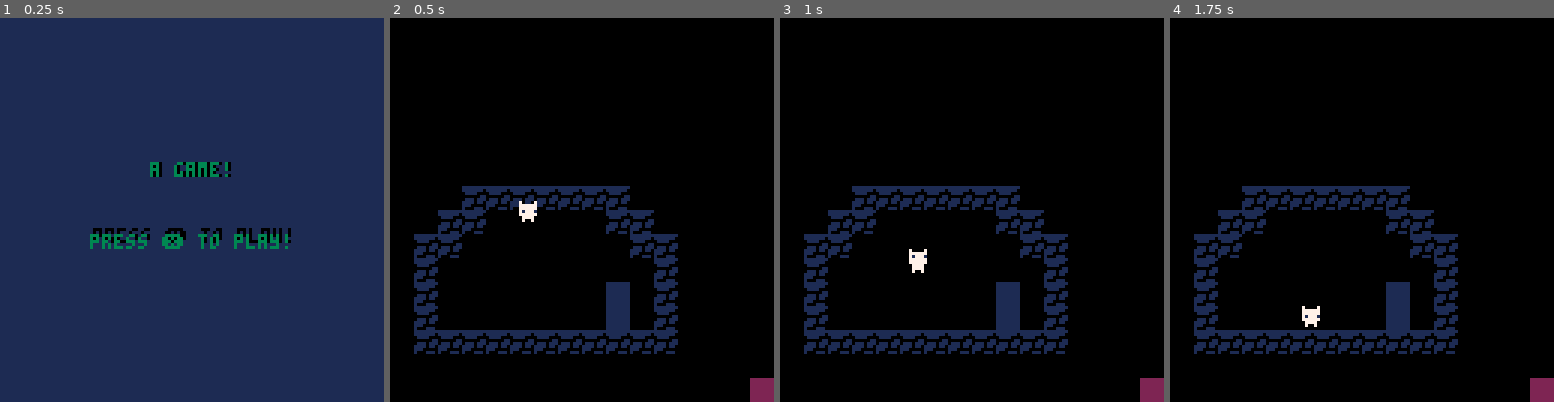
Above: before the commit, frames 1-4 (left to right).
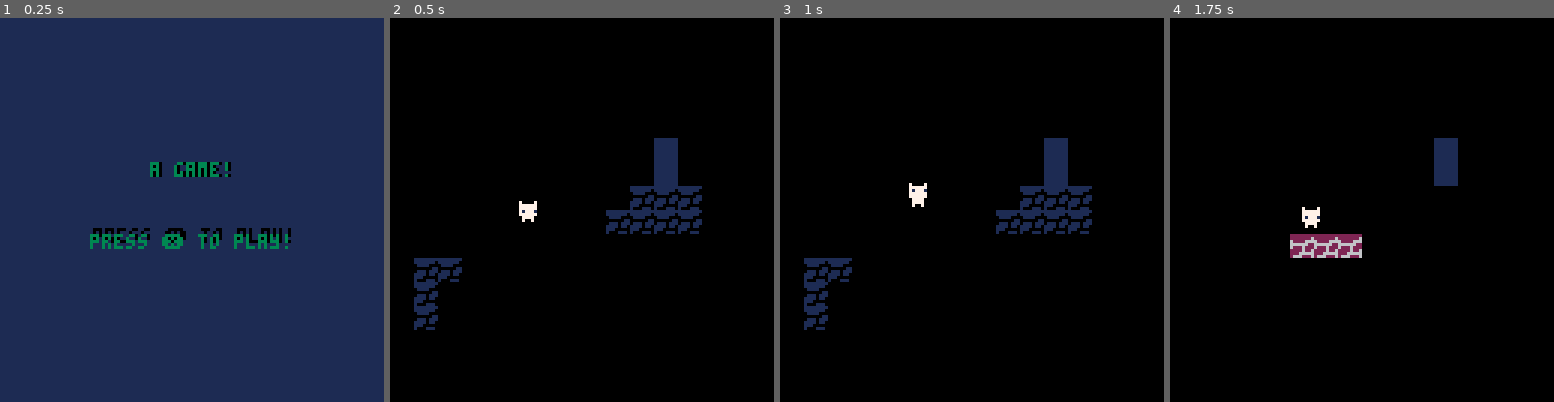
Above: after the commit, the same moments.

Repository: aadhyap/GBJam14
Game: PICO-8 cartridge platformer-game.p8
Same seed, same stepped clock (60 frames per second), same inputs: the game is played once before the commit and once after it.
Inputs:
- Up to frame 1 (0.25 s): no input
- Up to frame 2 (0.5 s): tap X (X key) at 0.33 s
- Up to frame 3 (1 s): tap O (Z key) at 0.7 s
- Up to frame 4 (1.75 s): tap X (X key) at 1.07 s; hold Right from 1.6 s (still down); tap O (Z key) at 1.7 s

Frame 1 is identical in both runs. In frame 2, 10% of the frame differs, in the area x 6-100%, y 31-100%; in frame 3, 10%; in frame 4, 11%.

Commit message:
generating levels through string not good for this mechanic
it became extremely computational instead of just using the flags

Diff:
--- a/platformer-game.p8
+++ b/platformer-game.p8
@@ -5,6 +5,8 @@
 function _init()
 --	intro()
 	state = "menu"
+	--intro()
+
 end
 
 function _update()
@@ -60,7 +60,8 @@
 -- main functions
 
 function game_init()
-	import_lvl_data(lvl_strs[1])
+	--import_lvl_data(lvl_strs[1])
+
 
 --location of levels on map
 	levels = {
@@ -81,11 +82,27 @@
 	map_x = 0
 	map_y = 0
 
+	light_tile = 81
+	dark_tile = 65
+	none = 68
+	light = true
+
 end
 
 function game_update()
 
 		update_player()
+
+		if btnp(❎) then
+		-- switch
+			if light then
+				set_all1(light_tile,dark_tile)
+				light = false
+			else
+				set_all1(dark_tile,light_tile)
+				light = true
+			end
+		end
 
 --camer update-------------
 		cx = ((p.x-64)+(cx*9)) /10
@@ -103,18 +120,6 @@
 	camera(cx,cy)
 	map(map_x,map_y)
 	draw_player()
-	if btnp(❎) then
-		if black ==true then
-		sfx(6)
-			cls(7)
-			black = false
-		else
-			cls(0)
-		end
-	end
-
-
-
 
 
 	if mode=="levelover" then
@@ -122,19 +127,8 @@
 	end
 end
 
---collision checks----------
-function col(x,y)
-		return fget(
-			mget(map_x + x/8, map_y + y/8),0
-		)
-end
-
---level finished flag check---
-function level_finished(x,y)
-	return fget(
-		mget(x/8, y/8),1
-	)
-end
+
+
 
 
 
@@ -313,7 +307,8 @@
 	else
 --update to next level------
 		sfx(6)
-		import_lvl_data(lvl_strs[levelnum])
+
+		--import_lvl_data(lvl_strs[levelnum])
 		p.x = level.x
 		p.y = level.y
 
@@ -321,6 +316,19 @@
 end
 
 --collision checks----------
+function coldark(x,y)
+		for i = 1, count(dark)-1 do
+			darkblock = dark[i]
+	 	if dark[i][1] == x then
+	 			if dark[i][2] == y then
+	 				sfx(6)
+	 				return true
+	 			end
+	 		end
+		end
+		return false
+end
+
 function col(x,y)
 		return fget(
 			mget(map_x + x/8, map_y + y/8),0
@@ -332,6 +340,21 @@
 	return fget(
 		mget(x/8, y/8),1
 	)
+end
+
+function set_all1(old,new)
+    for y = 0,15 do
+        for x = 0,15 do
+            if mget(x,y) == none then
+                mset(x,y,new)
+            end
+
+            if mget(x,y) == old then
+                mset(x,y,none)
+
+            end
+        end
+    end
 end
 
 
@@ -371,56 +394,7 @@
 
 end
 -->8
---level data
-
---sprite dark
---65
-
---sprite light
---81
-
---sprite goal
---66
-
-lvl_strs = {
--- 1 token
-"0,0,0,0,0,0,0,0,0,0,0,0,0,0,0,0,0,0,0,0,0,0,0,65,65,65,65,65,0,0,0,0,0,0,0,0,0,65,65,0,0,0,65,0,0,0,0,0,0,0,0,65,65,0,0,0,0,65,0,0,0,0,0,0,0,0,65,0,0,0,0,0,65,0,0,0,0,0,0,0,0,65,0,0,0,0,0,65,0,0,0,0,0,0,0,0,65,0,0,0,0,0,65,0,0,0,0,0,0,0,0,65,0,0,0,0,0,65,0,0,0,0,0,0,0,0,65,0,0,0,0,0,65,0,0,0,0,0,0,0,0,65,65,0,0,66,66,65,0,0,0,0,0,0,0,0,0,65,65,0,0,0,65,0,0,0,0,0,0,0,0,0,0,65,65,65,65,65,0,0,0,0,0,0,0,0,0,0,0,0,0,0,0,0,0,0,0,0,0,0,0,0,0,0,0,0,0,0,0,0,0,0,0,0,0,0,0,0,0,0,0,0,0,0,0",
-"65,0,0,0,0,0,0,0,0,0,0,0,0,0,0,0,0,0,0,0,0,0,0,0,0,0,0,0,0,0,0,0,0,0,0,0,0,0,0,0,0,0,65,0,0,0,0,0,0,0,0,0,0,0,0,0,0,0,0,0,0,0,0,0,0,0,0,0,0,0,0,0,0,0,0,0,0,0,0,0,0,0,0,0,0,0,0,68,0,0,0,0,0,0,0,0,0,0,0,0,0,0,68,0,0,0,0,0,0,0,0,0,0,0,0,0,0,65,0,0,0,0,0,0,0,0,0,0,0,0,0,0,65,0,0,0,0,0,0,0,0,0,0,0,0,0,68,0,0,0,0,0,0,0,0,0,0,0,0,0,65,0,0,0,0,0,0,0,0,0,0,0,0,0,0,65,0,0,0,0,0,0,0,0,0,0,0,0,0,0,65,0,0,0,0,0,0,0,0,0,0,0,0,0,0,65,0,0,0,0,0,0,0,0,0,0,0,0,66,66,65,0,0,0,0"
-}
--->8
--- import + export lvl map data
-
-function export_lvl_data()
-	local tworld = ""
- map_size_x = 15
- map_size_y = 15
- j = 0
-
- for i = 0, map_size_x-1 do
- 	for j = 0, map_size_y-1 do
- 		tworld = tworld..","..tostr(mget(i,j))
- 	end
- end
-
- printh(tworld,"tmaplvl0.txt",1)
-
-end
-
-
-function import_lvl_data(lvl_str)
-	lvl_data = split(lvl_str)
-	map_size_x = 15
-	map_size_y = 15
-	num = 0
-
-	for i = 0, map_size_x-1 do
-	 	for j = 0, map_size_y-1 do
-	 		mset(i,j,lvl_data[num])
-	 		num += 1
-	 	end
-	end
-
-end
+
 
 __gfx__
 00000000000000000700007007000070000000000000000000000000070007000700070000000000000000000000000000000000000000000000000000000000
@@ -527,14 +501,14 @@
 00000000000d00000000d000000d000000ddd0000000000000000000000000000100000000000000000000000000000000000000000000000000000000000000
 00000000000000000000000000000000000d00000000000000000000000000000000000000000001000000000000000000000000000000000000000000000000
 00000000000000000000000000000000000000000000000000000000000000000000000000010000000000000000000000000000000000000000000000000000
-00000000000000000000000000000000000000000000000000000000000000000000000000000000000000000000000000000000000000000000000000000000
-00000000000000000000000000000000000000000000000000000000000001000000000000000000000000000000000000000000000000000000000000000000
-00000000000000000000000000000000000000000000000000000000000000000000000000000000000000000000000000000000000000000000000000000000
-00000000000000000000000000000000000000000000000000000000000000000000100000000000000000000000000000000000000000000000000000000000
-00000000000000000000000000000000000000000000000000000000000000000000000000000000000000000000000000000000000000000000000000000000
-00000000000000000000000000000000000000000000000000000000000000000000000000000000000000000000000000000000000000000000000000000000
-00000000000000000000000000000000000000000000000000000000000000000000000000000000000000000000000000000000000000000000000000000000
-00000000000000000000000000000000000000000000000000000000000000000000000000000001000000000000000000000000000000000000000000000000
+00000000777777770077770007770000077777000000000000000000000000000000000000000000000000000000000000000000000000000000000000000000
+00000000777777770077770007770000077777000000000000000000000001000000000000000000000000000000000000000000000000000000000000000000
+00000000007777000077770007770000077000000000000000000000000000000000000000000000000000000000000000000000000000000000000000000000
+00000000007777000077770007770000077770000000000000000000000000000000100000000000000000000000000000000000000000000000000000000000
+00000000007777000077770007770000077770000000000000000000000000000000000000000000000000000000000000000000000000000000000000000000
+00000000007777000077770007770000077000000000000000000000000000000000000000000000000000000000000000000000000000000000000000000000
+00000000007777000077770007777777077777000000000000000000000000000000000000000000000000000000000000000000000000000000000000000000
+00000000007777000077770007777777077777000000000000000000000000000000000000000001000000000000000000000000000000000000000000000000
 00000000000000000000000000000000000000000000000000000000000000000000000000100000000000000000000000000000000000000000000000000000
 00000000000000000000000000000000000000000000000000000000000000000000000000000000000000000000000000000000000000000000000000000000
 00000000000000000000000000000000000000000000000000000000000000000100000000000000000000000000000000000000000000000000000000000000
@@ -546,32 +520,33 @@
 0000000000000000000000000000000000000000000000000000000000000000000000000000000000000000000000000000000000000000000000000000000000010205050000000000000000000000000300000000000000000000000000000000000000000000000000000000000000000000000000000000000000000000
 0000000000000000000000000000000000000000000000000000000000000000000000000000000000000000000000000000000000000000000000000000000000000000000000000000000000000000000000000000000000000000000000000000000000000000000000000000000000000000000000000000000000000000
 __map__
-4300000000000000000000000000000000000000000000000000000000000000000000000000000000000000000000000000000000000000000000000000000000000000000000000000000000000000000000000000000000000000000000000000000000000000000000000000000000000000000000000000000000000000
-0000000000000000000000000000000000000000000000000000000000000000000000000000000000000000000000000000000000000000000000000000000000000000000000000000000000000000000000000000000000000000000000000000000000000000000000000000000000000000000000000000000000000000
-0000000000000000000000000000000000000000000000000000000000000000000000000000000000000000000000000000000000000000000000000000000000000000000000000000000000000000000000000000000000000000000000000000000000000000000000000000000000000000000000000000000000000000
-0000000000000000000000000000000000000000000000000000000000000000000000000000000000000000000000000000000000000000000000000000000000000000000000000000000000000000000000000000000000000000000000000000000000000000000000000000000000000000000000000000000000000000
-0000000000000000000000000000000000000000000000000000000000000000000000000000000000000000000000000000000000000000000000000000000000000000000000000000000000000000000000000000000000000000000000000000000000000000000000000000000000000000000000000000000000000000
-0000000000000000000000000000000000000000000000000000000000000000000000000000000000000000000000000000000000000000000000000000000000000000000000000000000000000000000000000000000000000000000000000000000000000000000000000000000000000000000000000000000000000000
-0000000000000000000000000000000000000000000000000000000000000000000000000000000000000000000000000000000000000000000000000000000000000000000000000000000000000000000000000000000000000000000000000000000000000000000000000000000000000000000000000000000000000000
-0000000000000000000000000000000000000000000000000000000000000000000000000000000000000000000000000000000000000000000000000000000000000000000000000000000000000000000000000000000000000000000000000000000000000000000000000000000000000000000000000000000000000000
-0000000000000000000000000000000000000000000000000000000000000000000000000000000000000000000000000000000000000000000000000000000000000000000000000000000000000000000000000000000000000000000000000000000000000000000000000000000000000000000000000000000000000000
-0000000000000000000000000000000000000000000000000000000000000000000000000000000000000000000000000000000000000000000000000000000000000000000000000000000000000000000000000000000000000000000000000000000000000000000000000000000000000000000000000000000000000000
-0000000000000000000000000000000000000000000000000000000000000000000000000000000000000000000000000000000000000000000000000000000000000000000000000000000000000000000000000000000000000000000000000000000000000000000000000000000000000000000000000000000000000000
-0000000000000000000000000000000000000000000000000000000000000000000000000000000000000000000000000000000000000000000000000000000000000000000000000000000000000000000000000000000000000000000000000000000000000000000000000000000000000000000000000000000000000000
-0000000000000000000000000000000000000000000000000000000000000000000000000000000000000000000000000000000000000000000000000000000000000000000000000000000000000000000000000000000000000000000000000000000000000000000000000000000000000000000000000000000000000000
-0000000000000000000000000000000000000000000000000000000000000000000000000000000000000000000000000000000000000000000000000000000000000000000000000000000000000000000000000000000000000000000000000000000000000000000000000000000000000000000000000000000000000000
-0000000000000000000000000000000000000000000000000000000000000000000000000000000000000000000000000000000000000000000000000000000000000000000000000000000000000000000000000000000000000000000000000000000000000000000000000000000000000000000000000000000000000000
-0000000000000000000000000000004300000000000000000000000000000000000000000000000000000000000000000000000000000000000000000000000000000000000000000000000000000000000000000000000000000000000000000000000000000000000000000000000000000000000000000000000000000000
-…(13 lines of a section not shown)…
+0000000000000000000000000000000043000000000000000000000000000000000000000000000000000000000000000000000000000000000000000000000000000000000000000000000000000000000000000000000000000000000000000000000000000000000000000000000000000000000000000000000000000000
+0000000000000000000000000000000043000000000000000000000000000000000000000000000000000000000000000000000000000000000000000000000000000000000000000000000000000000000000000000000000000000000000000000000000000000000000000000000000000000000000000000000000000000
+0000000000000000000000000000000043000000000000000000000000000000000000000000000000000000000000000000000000000000000000000000000000000000000000000000000000000000000000000000000000000000000000000000000000000000000000000000000000000000000000000000000000000000
+0000000000000000000000000000000043000000000000000000000000000000000000000000000000000000000000000000000000000000000000000000000000000000000000000000000000000000000000000000000000000000000000000000000000000000000000000000000000000000000000000000000000000000
+0000000000000000000000000000000043000000000000000000000000000000000000000000000000000000000000000000000000000000000000000000000000000000000000000000000000000000000000000000000000000000000000000000000000000000000000000000000000000000000000000000000000000000
+0000000000000000000000420000000043000000000000000000000000000000000000000000000000000000000000000000000000000000000000000000000000000000000000000000000000000000000000000000000000000000000000000000000000000000000000000000000000000000000000000000000000000000
+0000000000000000000000420000000043000000000000000000000000000000000000000000000000000000000000000000000000000000000000000000000000000000000000000000000000000000000000000000000000000000000000000000000000000000000000000000000000000000000000000000000000000000
+0000000000000000000041414100000043000000000000000000000000000000000000000000000000000000000000000000000000000000000000000000000000000000000000000000000000000000000000000000000000000000000000000000000000000000000000000000000000000000000000000000000000000000
+0000000000000000004141414100000043000000000000000000000000000000000000000000000000000000000000000000000000000000000000000000000000000000000000000000000000000000000000000000000000000000000000000000000000000000000000000000000000000000000000000000000000000000
+0000000000515151000000000000000043000000000000000000000000000000000000000000000000000000000000000000000000000000000000000000000000000000000000000000000000000000000000000000000000000000000000000000000000000000000000000000000000000000000000000000000000000000
+0041410000000000000000000000000043000000000000000000000000000000000000000000000000000000000000000000000000000000000000000000000000000000000000000000000000000000000000000000000000000000000000000000000000000000000000000000000000000000000000000000000000000000
+0041000000000000000000000000000043000000000000000000000000000000000000000000000000000000000000000000000000000000000000000000000000000000000000000000000000000000000000000000000000000000000000000000000000000000000000000000000000000000000000000000000000000000
+0041000000000000000000000000000043000000000000000000000000000000000000000000000000000000000000000000000000000000000000000000000000000000000000000000000000000000000000000000000000000000000000000000000000000000000000000000000000000000000000000000000000000000
+0000000000000000000000000000000043000000000000000000000000000000000000000000000000000000000000000000000000000000000000000000000000000000000000000000000000000000000000000000000000000000000000000000000000000000000000000000000000000000000000000000000000000000
+0000000000000000000000000000000043000000000000000000000000000000000000000000000000000000000000000000000000000000000000000000000000000000000000000000000000000000000000000000000000000000000000000000000000000000000000000000000000000000000000000000000000000000
+0000000000000000000000000000000043000000000000000000000000000000000000000000000000000000000000000000000000000000000000000000000000000000000000000000000000000000000000000000000000000000000000000000000000000000000000000000000000000000000000000000000000000000
+4343434343434343434343434343434343000000000000000000000000000000000000000000000000000000000000000000000000000000000000000000000000000000000000000000000000000000000000000000000000000000000000000000000000000000000000000000000000000000000000000000000000000000
+…(13 lines of a section not shown)…
Not shown, changed: the sound effects (__sfx__) section of platformer-game.p8
